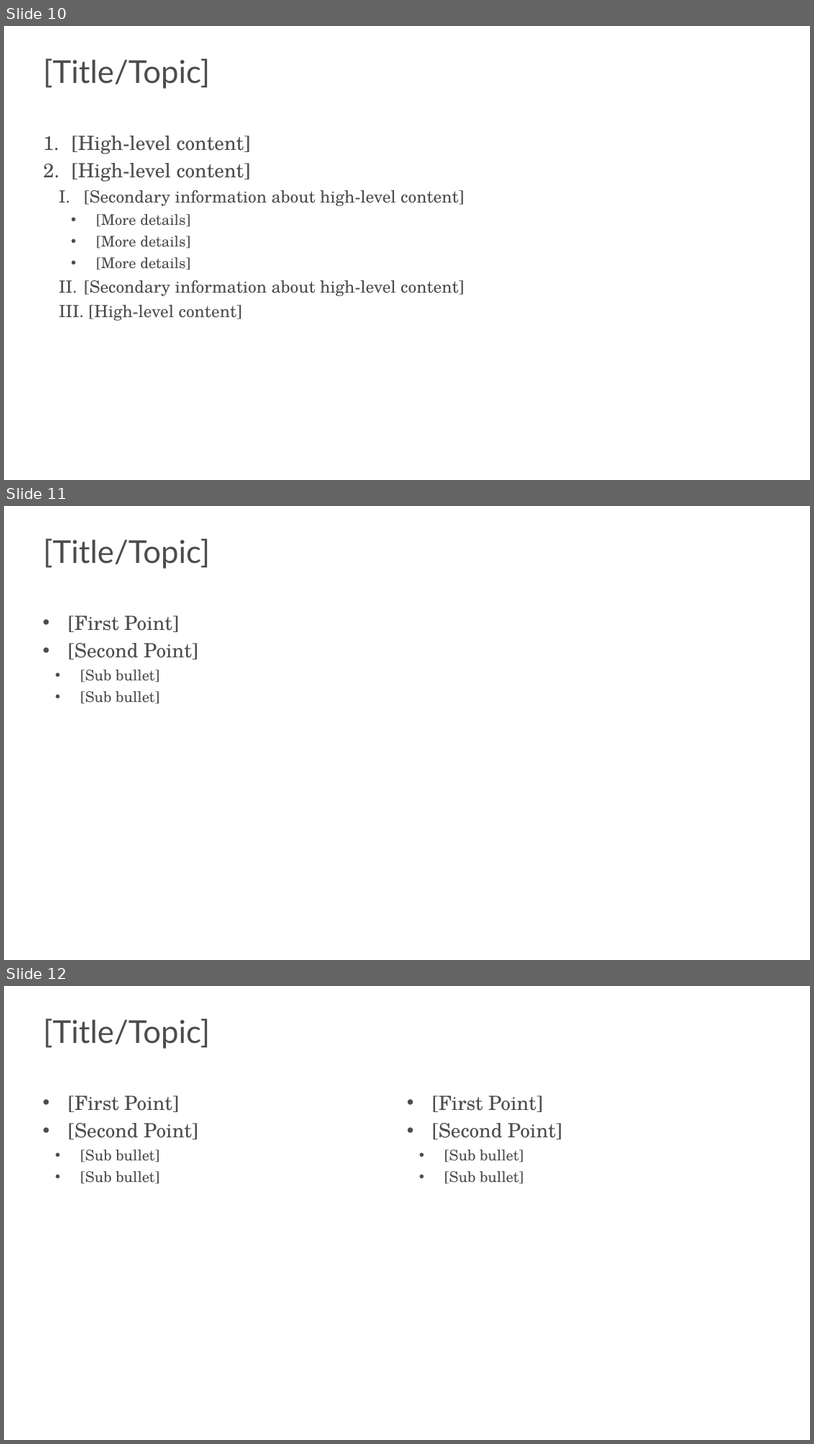
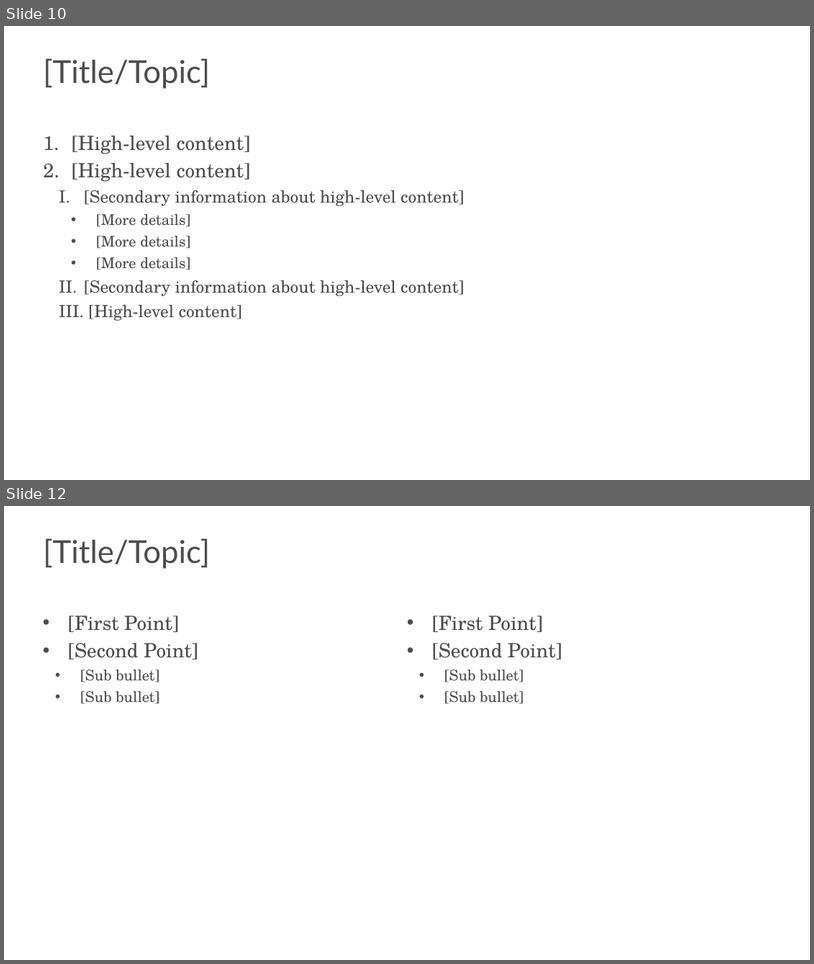
Before and after one commit to s-kyle-reed/data-lecture, a slide deck: lecture.pptx. Shown one above the other, each under a label of ours: slides 10, 11 and 12 before the commit, slides 10 and 12 after it; the slides between them are not shown. The pictures are 814x1444 and 814x964 pixels, drawn with LibreOffice and Linux fonts; fonts in the diff are those of the drawing; background and template pictures are left out. Boxes give left, top, right and bottom in pixels: in the first picture for what was removed or moved away, otherwise in the second. Text is boxed around its words. In the diff, an @@ line names an element or a change of style, - is before the commit and + after.

```diff
--- a/lecture.pptx
+++ b/lecture.pptx
@@ slide 11 removed at (x1=4, y1=506, x2=810, y2=960), background #FFFFFF @@
@@ text removed at (x1=43, y1=538, x2=210, y2=569) @@
-[Title/Topic]
@@ text removed at (x1=68, y1=615, x2=198, y2=703) @@
-• [First Point]
-• [Second Point]
-    • [Sub bullet]
-    • [Sub bullet]
```
Also in this commit, not shown: 1 slide added.
